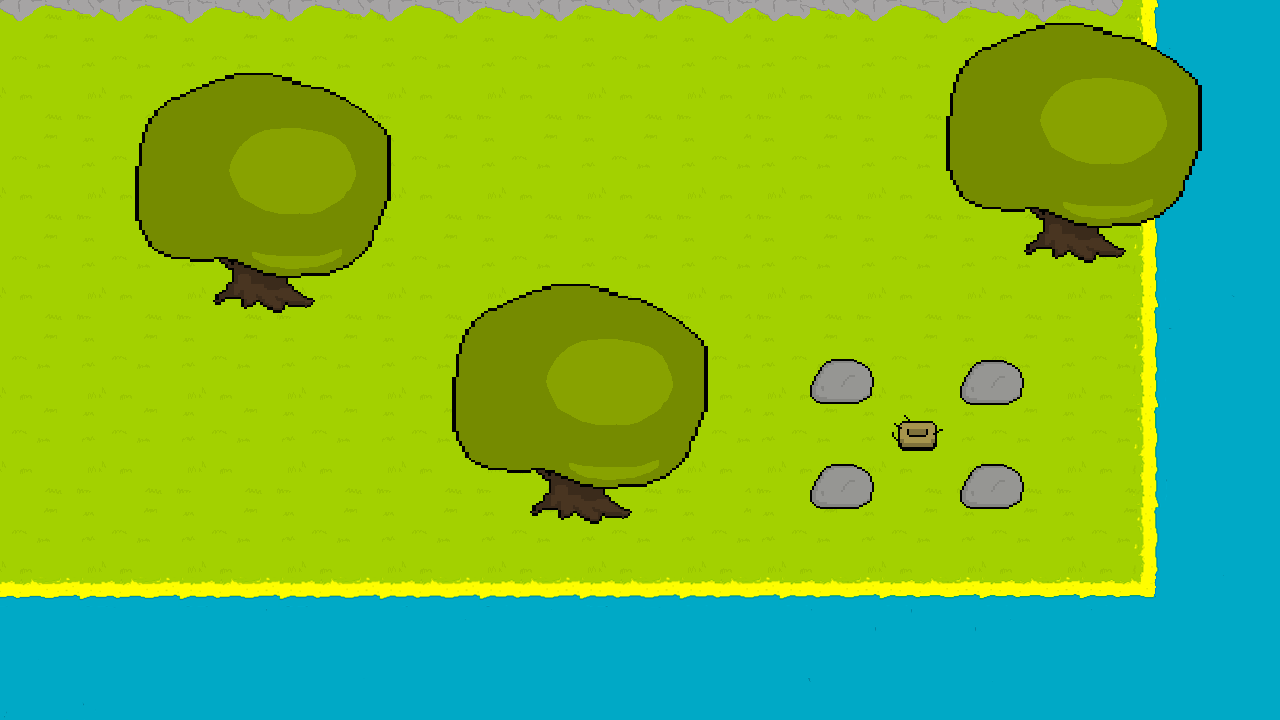
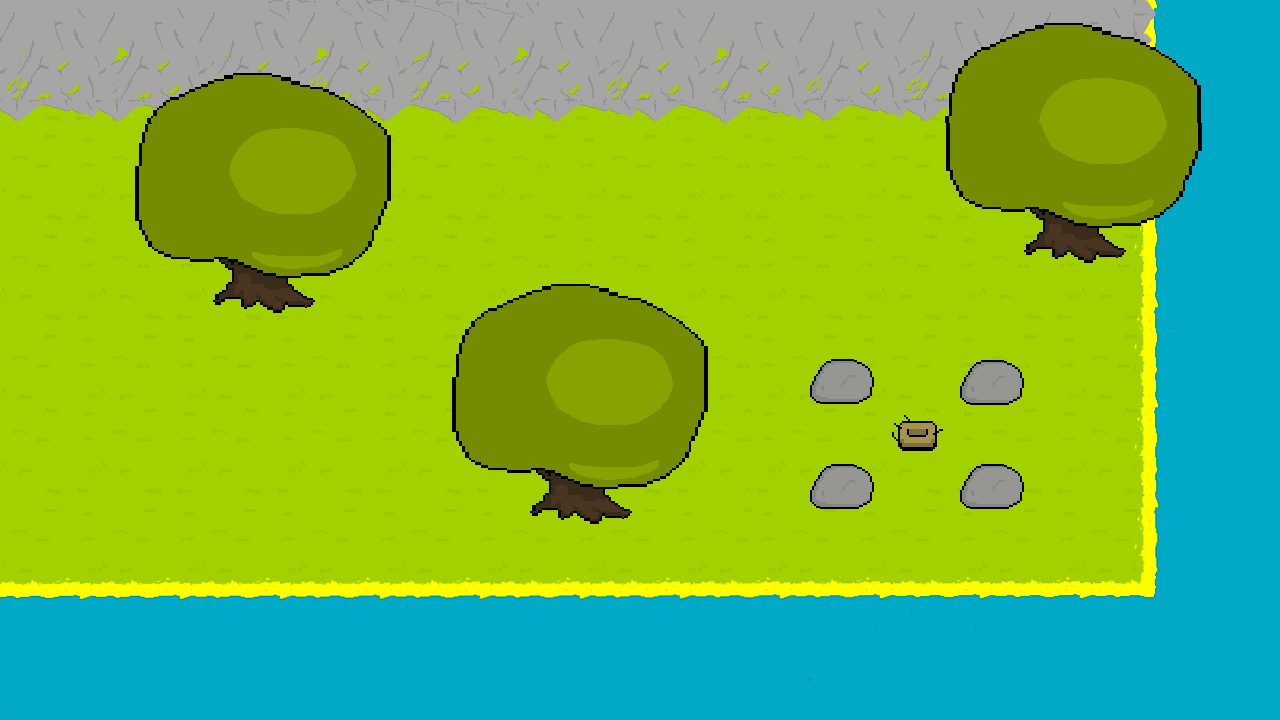
Layered file, before and after one edit (1280px x 720px). Changes by layer:
added layer "Favor não questionar" above "Camada 9" over [0, 0, 1202, 123]
